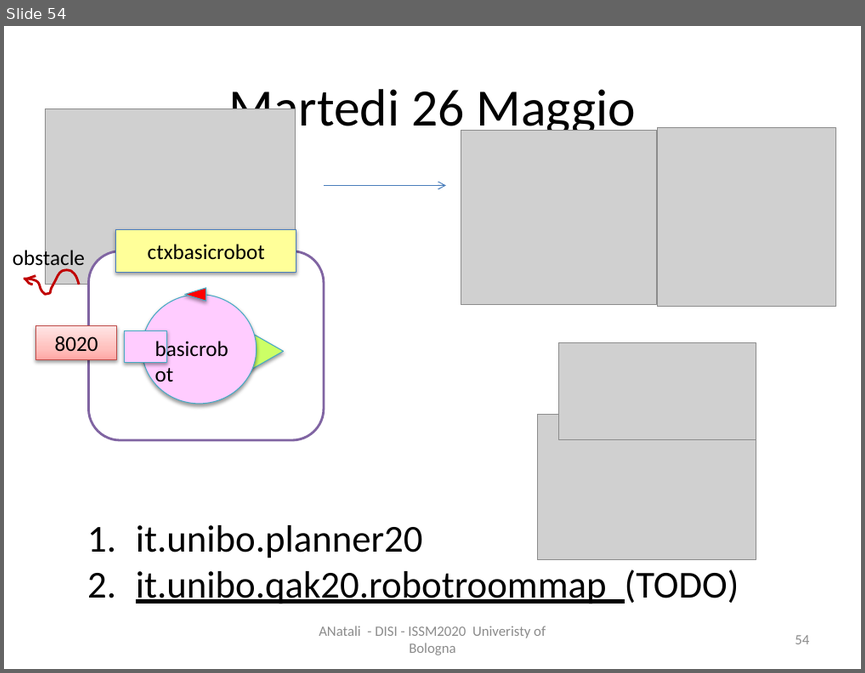
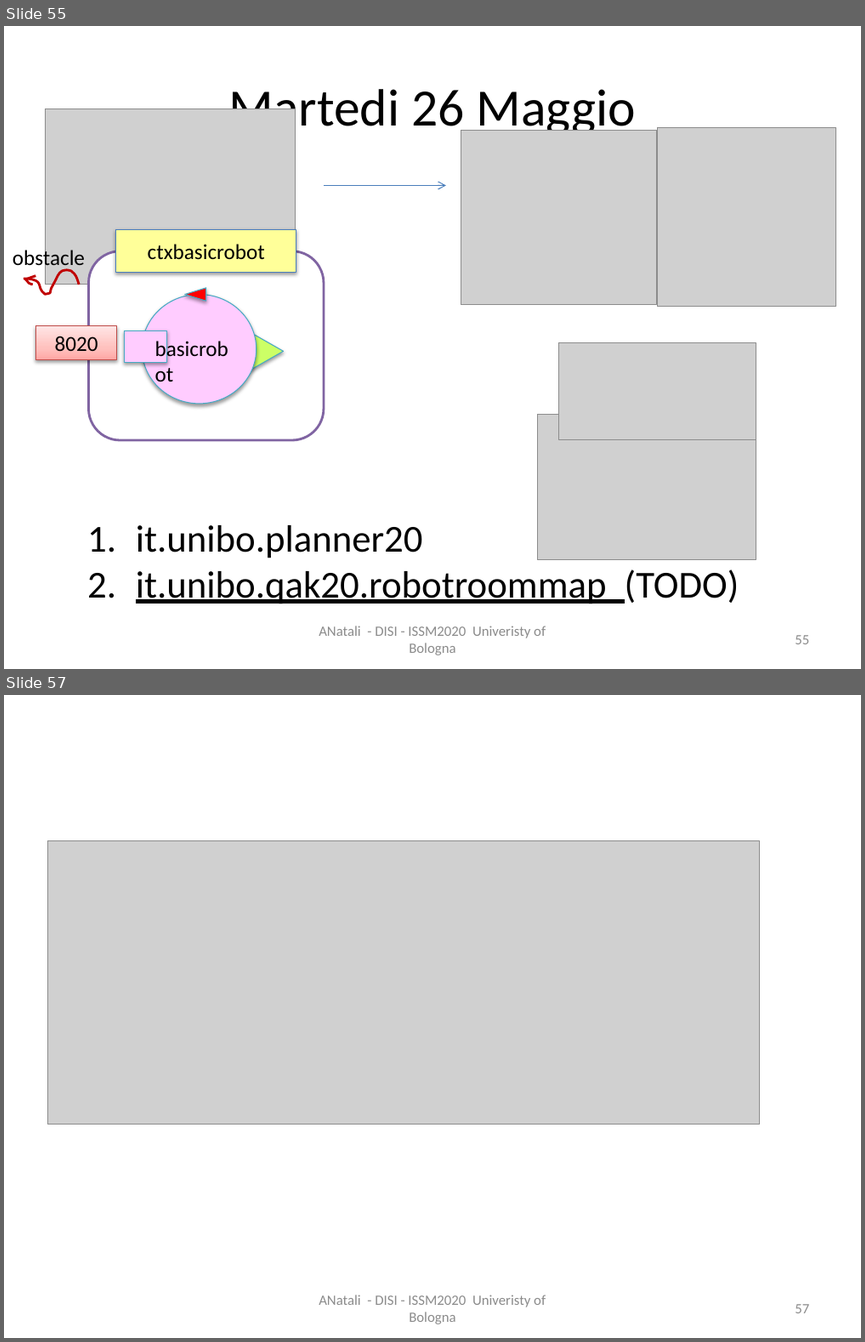
Before and after one commit to anatali/iss2020LabBo, a slide deck: it.unibo.issLabStart/userDocs/ISSM2020Figs.pptx. Shown one above the other, each under a label of ours: slide 54 before the commit, slides 55 and 57 after it; the slides between them are not shown. The pictures are 865x673 and 865x1342 pixels, drawn with LibreOffice and Linux fonts; fonts in the diff are those of the drawing; grey boxes stand for pictures. Boxes give left, top, right and bottom in pixels: in the first picture for what was removed or moved away, otherwise in the second. Text is boxed around its words. In the diff, an @@ line names an element or a change of style, - is before the commit and + after.

```diff
--- a/it.unibo.issLabStart/userDocs/ISSM2020Figs.pptx
+++ b/it.unibo.issLabStart/userDocs/ISSM2020Figs.pptx
@@ slide 57 added at (4, 695, 861, 1338), background #FFFFFF @@
@@ picture added at (47, 840, 759, 1124) @@
@@ text added at (318, 1294, 545, 1324), 12 pt, text #8C8C8C @@
+ANatali - DISI - ISSM2020 Univeristy of Bologna
@@ page number added at (794, 1304, 809, 1313), 12 pt, text #8C8C8C @@
+57
@@ what was slide 54 is now slide 55 @@
@@ page number at (794, 635, 809, 644): text changed @@
-54
+55
```
Also in this commit, not shown: 2 slides changed, 4 other slides added, 29 other files.
